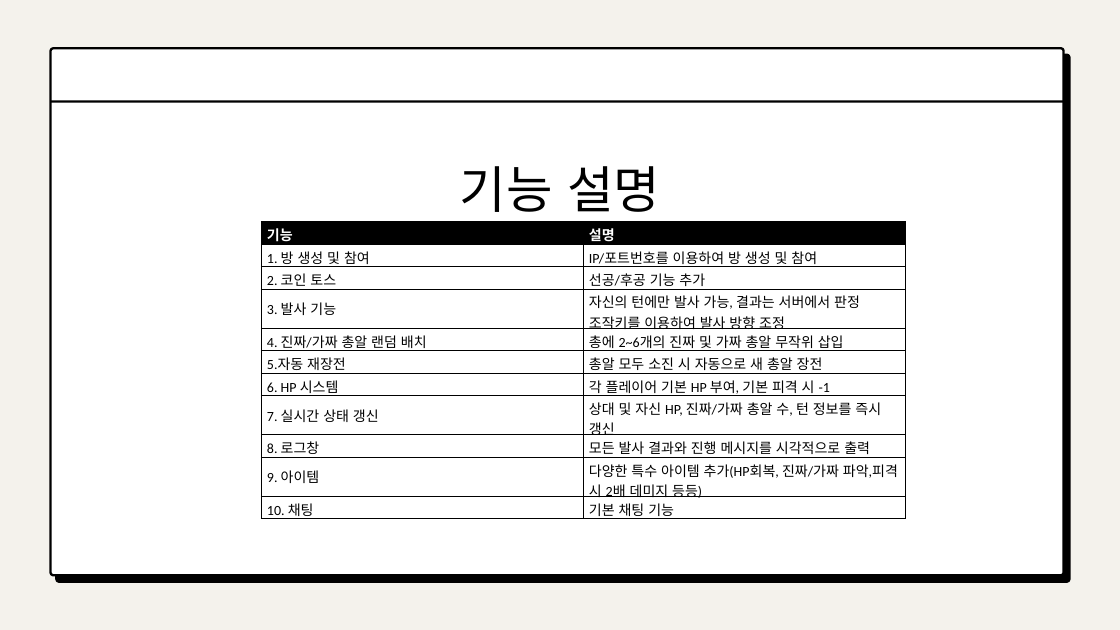
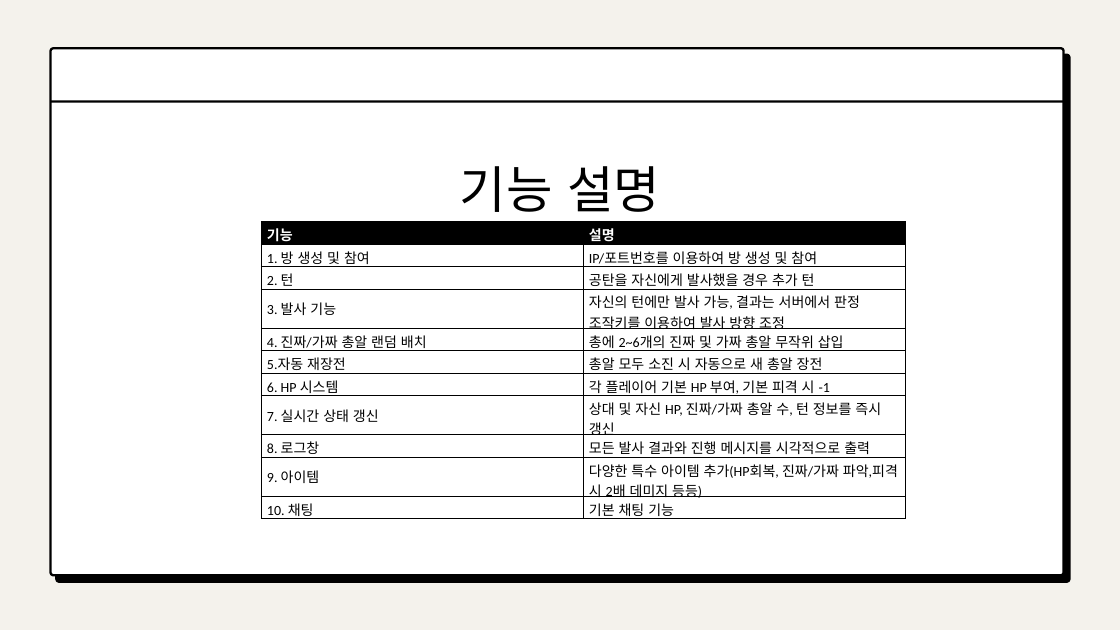
Before and after one commit to Bigben2002/Russian-Roulette-Project, a slide deck: slide 5 of 네트워크 프로그래밍_프로젝트.pptx. Drawn at 1120x630 pixels with LibreOffice and Linux fonts; fonts in the diff are those of the drawing; background and template pictures are left out. Boxes give left, top, right and bottom in pixels: in the first picture for what was removed or moved away, otherwise in the second. Text is boxed around its words. In the diff, an @@ line names an element or a change of style, - is before the commit and + after.

Commit message:
Update 네트워크 프로그래밍_프로젝트.pptx
선공 후공 정하는 기능제외

```diff
--- a/네트워크 프로그래밍_프로젝트.pptx
+++ b/네트워크 프로그래밍_프로젝트.pptx
@@ table at [262,222,906,523] @@
-row 3, column 1: 2. 코인 토스
+row 3, column 1: 2. 턴
-row 3, column 2: 선공/후공 기능 추가
+row 3, column 2: 공탄을 자신에게 발사했을 경우 추가 턴
```
